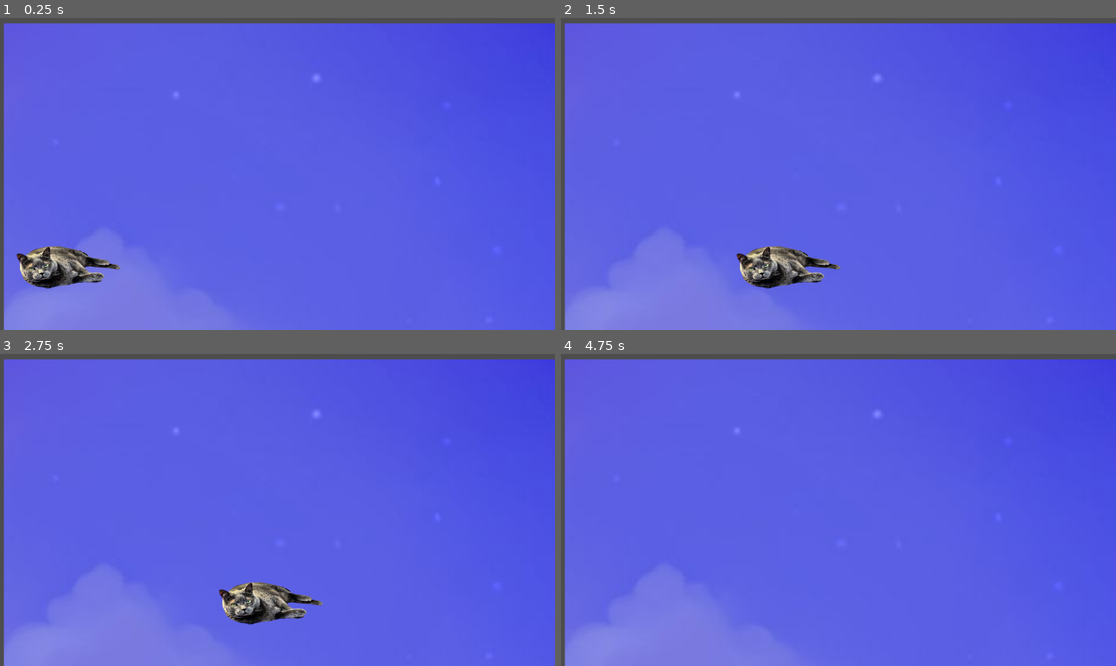
Above: before the commit, frames 1-4 (two rows, left to right).
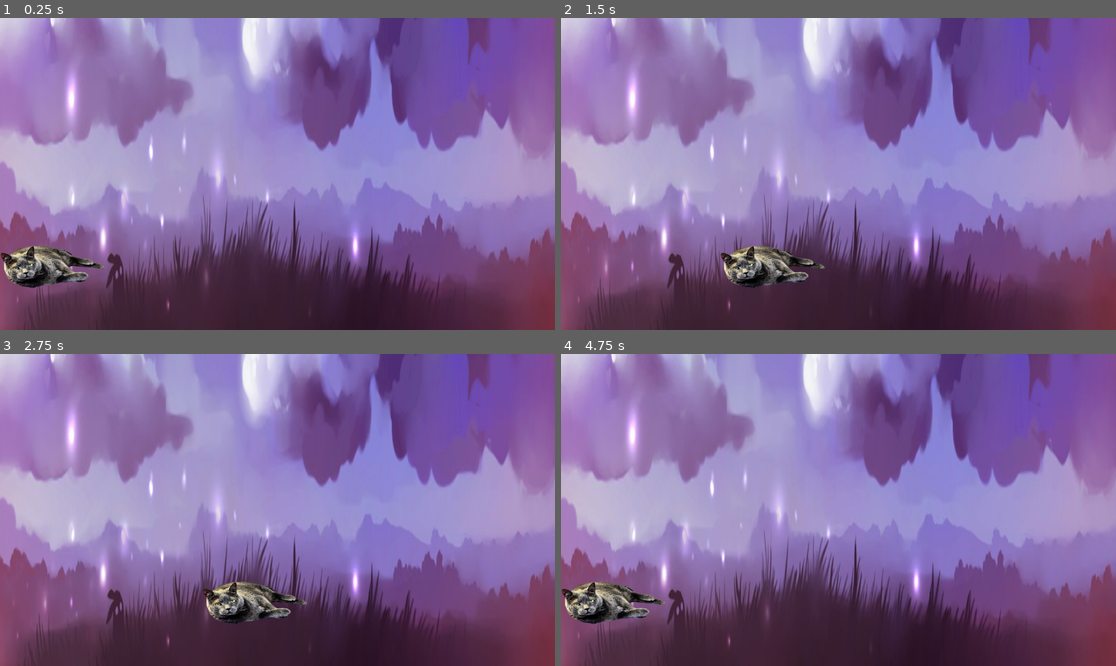
Above: after the commit, the same moments.

Repository: 5hr3kY/Kit-Fight
Game: Godot game, scene res://main.tscn
The game is run twice, just before and just after one commit, with the same random seed, the same clock (stepped at 60 frames per second) and the same inputs.
Inputs:
- Up to frame 1 (0.25 s): no input
- Up to frame 2 (1.5 s): tap Enter at 0.5 s; hold Right (ui_right) 0.53-1.28 s; hold Left (ui_left) from 1.28 s (still down)
- Up to frame 3 (2.75 s): release Left (ui_left) at 2.03 s; hold Right (ui_right) from 2.03 s (still down)
- Up to frame 4 (4.75 s): release Right (ui_right) at 2.78 s; hold Up (ui_up) 2.78-3.53 s; hold Left (ui_left) from 3.53 s (still down)

The runs differ from the first frame. In frame 1, 100% of the frame differs, in the area x 0-100%, y 0-100%; in frame 2, 100%; in frame 3, 100%; in frame 4, 100%.

Commit message:
jumping and bouncing physics

Diff:
--- /dev/null
+++ b/kit-fight/camera_2d.gd
@@ -0,0 +1,4 @@
+extends Camera2D
+
+func _physics_process(delta: float) -> void:
+	position.y = %Cat.position.y-175
--- a/kit-fight/cat.gd
+++ b/kit-fight/cat.gd
@@ -6,12 +6,16 @@
 var speed = 10
 var attacking  = false
 
+
 func _physics_process(delta: float) -> void:
 	var input_direction = Input.get_axis("ui_left","ui_right")
+
 	velocity.x = input_direction *speed
+	if position.x <100 and input_direction < 0 or position.x >1000 and input_direction >0:
+		velocity.x  = 0
 
 	if Input.is_action_just_pressed("ui_up") and not jumped and onFloor:
-		velocity.y= -50
+		velocity.y= -100
 
 
 		jumped = true
@@ -20,10 +24,16 @@
 	if position.y<500 and not onFloor:
 		velocity.y +=gravity *speed
 	elif position.y >500 and not onFloor:
-		velocity.y = 0
+		if velocity.y <=10:
+			velocity.y = 0
+			onFloor = true
+			jumped = false
+		else:
+			velocity.y = -velocity.y/2
+
 		position.y = 500
-		onFloor = true
-		jumped = false
+
+
 
 	position.x+=velocity.x
 	position.y += velocity.y
--- a/kit-fight/main.tscn
+++ b/kit-fight/main.tscn
@@ -1,5 +1,6 @@
 [gd_scene format=3 uid="uid://hi63ys7eodfn"]
 
+[ext_resource type="Script" uid="uid://d1kj8jejwnvsv" path="res://camera_2d.gd" id="1_7mycd"]
 [ext_resource type="Texture2D" uid="uid://dvitlfu7a21rq" path="res://forest.jpg" id="1_ig7tw"]
 [ext_resource type="Script" uid="uid://ck38efirutgg2" path="res://cat.gd" id="2_h2yge"]
 [ext_resource type="Texture2D" uid="uid://ccqtcxtgyhpw6" path="res://Cat-removebg-preview.png" id="3_1bvp3"]
@@ -14,14 +15,21 @@
 
 [node name="Node2D" type="Node2D" unique_id=292624201]
 
+[node name="Camera2D" type="Camera2D" parent="." unique_id=108713412]
+unique_name_in_owner = true
+position = Vector2(609, 331)
+script = ExtResource("1_7mycd")
+
 [node name="CharacterBody2D" type="CharacterBody2D" parent="." unique_id=384507743]
+position = Vector2(-36, 12)
 
 [node name="Sprite2D" type="Sprite2D" parent="CharacterBody2D" unique_id=304056995]
-position = Vector2(2325, 1316)
-scale = Vector2(2.4135022, 2.4172933)
+position = Vector2(641.00006, -663.00006)
+scale = Vector2(0.60910475, 2.41698)
 texture = ExtResource("1_ig7tw")
 
 [node name="Cat" type="CharacterBody2D" parent="." unique_id=507877446]
+unique_name_in_owner = true
 position = Vector2(94, 574)
 script = ExtResource("2_h2yge")
 
@@ -51,8 +59,9 @@
 position = Vector2(114, 230)
 shape = SubResource("CircleShape2D_g8spy")
 
-[node name="CharacterBody2D2" type="CharacterBody2D" parent="." unique_id=554804771]
+[node name="cloud" type="CharacterBody2D" parent="." unique_id=554804771]
+position = Vector2(699, 343)
 
-[node name="Sprite2D" type="Sprite2D" parent="CharacterBody2D2" unique_id=33452518]
+[node name="Sprite2D" type="Sprite2D" parent="cloud" unique_id=33452518]
 
-[node name="CollisionShape2D" type="CollisionShape2D" parent="CharacterBody2D2" unique_id=1802400274]
+[node name="CollisionShape2D" type="CollisionShape2D" parent="cloud" unique_id=1802400274]
Not shown, added: kit-fight/camera_2d.gd.uid
